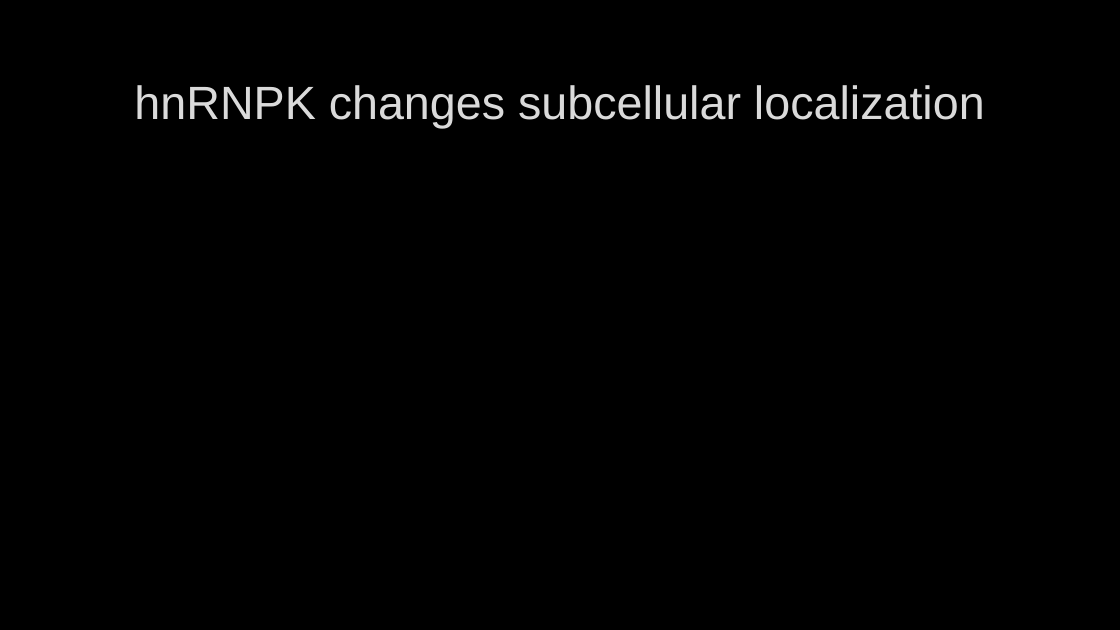
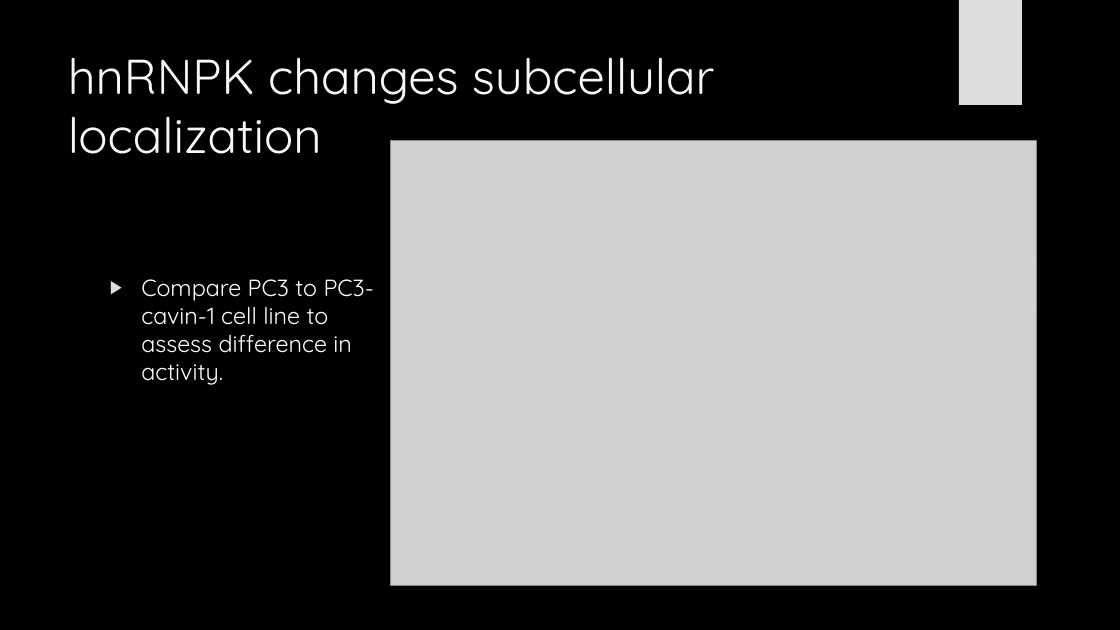
Before and after one commit to HarleyRobinson/Honours2, a slide deck: slide 14 of BackgroundInfo/CollCombBiol.pptx (slide 10 before the commit). Drawn at 1120x630 pixels with LibreOffice and Linux fonts; fonts in the diff are those of the drawing; grey boxes stand for pictures; background and template pictures are left out. Boxes give left, top, right and bottom in pixels: in the first picture for what was removed or moved away, otherwise in the second. Text is boxed around its words. In the diff, an @@ line names an element or a change of style, - is before the commit and + after.

```diff
--- a/BackgroundInfo/CollCombBiol.pptx
+++ b/BackgroundInfo/CollCombBiol.pptx
@@ rectangle added at (959,0,1022,105), fill #DDDDDD @@
@@ title "hnRNPK changes subcellular localization": place and size @@
-title "hnRNPK changes subcellular localization" at (134,85,985,128)
+title "hnRNPK changes subcellular localization" at (68,57,715,154)
@@ title "hnRNPK changes subcellular localization" at (68,57,715,154): size 40 to 42 pt, font Arial to Quicksand, text colour #DADADA to #F8F8F8, letter outline #404040 0.75 pt to none; alignment centre to left; vertical alignment middle to top @@
@@ picture added at (391,140,1036,586) @@
@@ ellipse added at (791,154,1049,413), fill gradient #EBEBEB @@
@@ text added at (141,279,374,385), 20 pt, text #FFFFFF @@
+▶ Compare PC3 to PC3-cavin-1 cell line to assess difference in activity.
```
Also in this commit, not shown: 11 other slides changed, 11 slides added, 1 slide removed, 23 other files.
